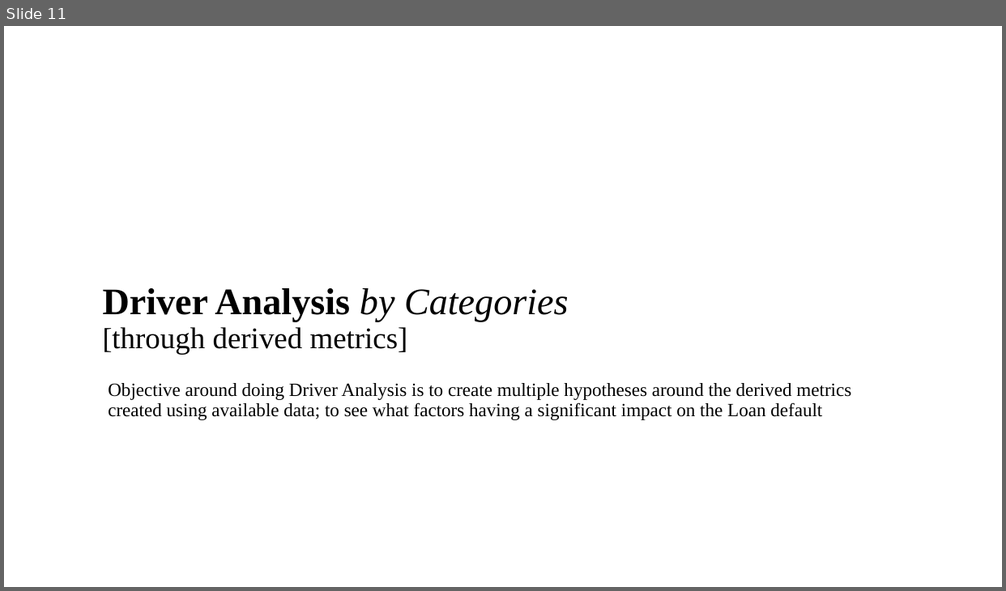
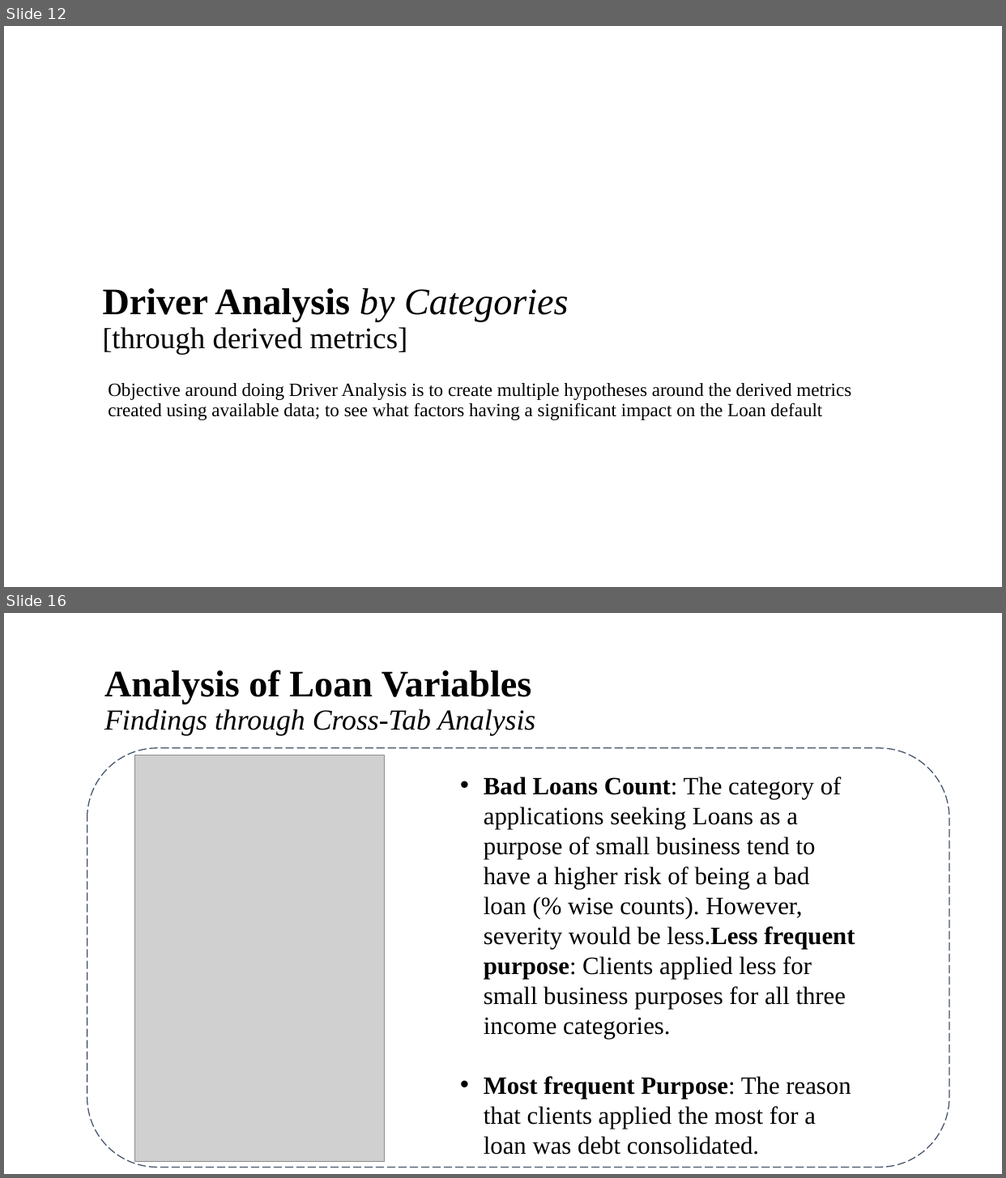
Before and after one commit to brijesh1100/P2-Gramener-Case-Study, a slide deck: Gramener_Case_Study_Presentation_SS.pptx. Shown one above the other, each under a label of ours: slide 11 before the commit, slides 12 and 16 after it; the slides between them are not shown. The pictures are 1006x591 and 1006x1178 pixels, drawn with LibreOffice and Linux fonts; fonts in the diff are those of the drawing; grey boxes stand for pictures; background and template pictures are left out. Boxes give left, top, right and bottom in pixels: in the first picture for what was removed or moved away, otherwise in the second. Text is boxed around its words. In the diff, an @@ line names an element or a change of style, - is before the commit and + after.

```diff
--- a/Gramener_Case_Study_Presentation_SS.pptx
+++ b/Gramener_Case_Study_Presentation_SS.pptx
@@ slide 16 added at (4,613,1002,1174), background #FFFFFF @@
@@ title added at (104,670,535,736), 27.9 pt, text #000000, italic @@
+Analysis of Loan Variables
+Findings through Cross-Tab Analysis
@@ rounded rectangle added at (87,748,949,1168), outline #44546A 1 pt dashed @@
@@ picture added at (135,756,385,1162) @@
@@ text added at (484,777,854,1155), 24 pt, text #000000 @@
+• Bad Loans Count: The category of applications seeking Loans as a purpose of small business tend to have a higher risk of being a bad loan (% wise counts). However, severity would be less.Less frequent purpose: Clients applied less for small business purposes for all three income categories.
+• Most frequent Purpose: The reason that clients applied the most for a loan was debt consolidated.
@@ what was slide 11 is now slide 12 @@
```
Also in this commit, not shown: 6 slides changed, 4 other slides added.
